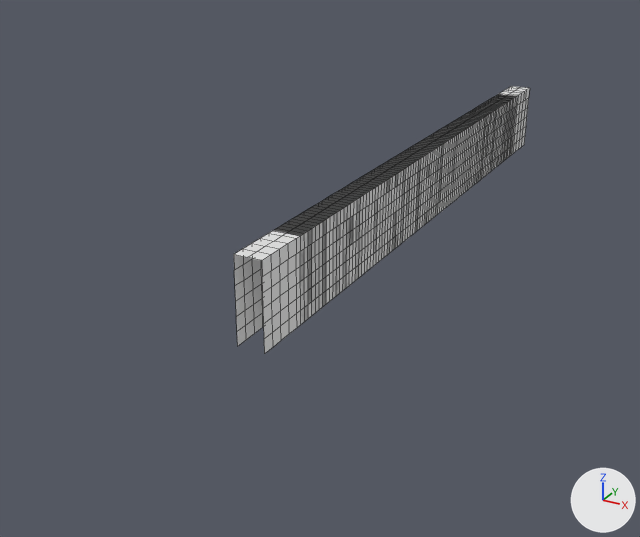
The FBX model Assets/Project/Art/Environment/Models/Wall-Full.fbx: old version first, new version second.
The view is the same before and after, from a 50 mm camera at (109.0, -270.0, 108.0) aimed at (-25.0, -27.0, -14.0). The lights are fixed; the arrows at lower right show +X, +Y and +Z. Mesh edges are drawn as thin lines.

Before the edit, the objects in view are built like this:
```python
me_plane_083 = bpy.data.meshes.new('Plane.083')
me_plane_083.from_pydata(...)  # 825 vertices, 756 faces; spans x -4.0..4.0, y -108.0..108.0, z 0.0..25.0
me_plane_083.materials.append(mat_tileset_final)  # white #e7e7e7
me_plane_084 = bpy.data.meshes.new('Plane.084')
me_plane_084.from_pydata(...)  # 690 vertices, 630 faces; spans x -4.0..4.0, y -90.0..90.0, z 0.0..25.0
me_plane_084.materials.append(mat_tileset_final)  # white #e7e7e7
ob_wall_20x = bpy.data.objects.new('Wall-20x', me_plane_084)
ob_wall_20x.location = (0.0, 0.0, 0.0)
ob_wall_26x = bpy.data.objects.new('Wall-26x', me_plane_083)
ob_wall_26x.location = (0.0, 0.0, 0.0)
```
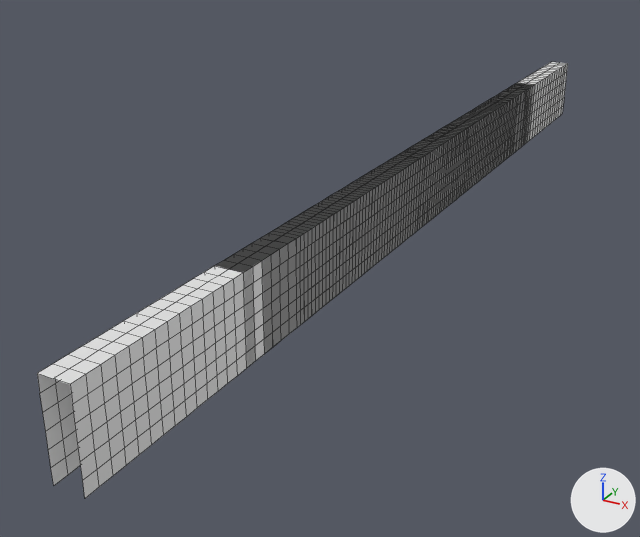
Boxes (x1, y1, x2, y2) around the edits, measured in the pictures (640 x 537 px):
```json
{"object": "Wall-42x", "change": "added", "after": [37, 62, 568, 498]}
{"object": "Wall-29x", "change": "added", "after": [219, 83, 534, 366]}
{"object": "Wall-17x", "change": "added", "after": [317, 133, 486, 286]}
{"object": "Wall-5x", "change": "added", "after": [410, 123, 472, 223]}
{"object": "Wall-13x", "change": "added", "after": [383, 114, 485, 229]}
{"object": "Wall-26x", "change": "unchanged, covered by the edit", "before": [234, 86, 530, 353], "after": [234, 87, 530, 350]}
```

Scene script edits in JSON lines:
```json
{"op": "add", "block": "me_plane_087", "code": ["me_plane_087 = bpy.data.meshes.new('Plane.087')", "me_plane_087.from_pydata(...)  # 900 vertices, 826 faces; spans x -4.0..4.0, y -116.0..116.0, z 0.0..25.0", "me_plane_087.materials.append(mat_tileset_final)  # white #e7e7e7"]}
{"op": "add", "block": "me_plane_092", "code": ["me_plane_092 = bpy.data.meshes.new('Plane.092')", "me_plane_092.from_pydata(...)  # 405 vertices, 364 faces; spans x -4.0..4.0, y -52.0..52.0, z 0.0..25.1", "me_plane_092.materials.append(mat_tileset_final)  # white #e7e7e7"]}
{"op": "add", "block": "me_plane_091", "code": ["me_plane_091 = bpy.data.meshes.new('Plane.091')", "me_plane_091.from_pydata(...)  # 555 vertices, 504 faces; spans x -4.0..4.0, y -72.0..72.0, z 0.0..25.1", "me_plane_091.materials.append(mat_tileset_final)  # white #e7e7e7"]}
{"op": "add", "block": "me_plane_088", "code": ["me_plane_088 = bpy.data.meshes.new('Plane.088')", "me_plane_088.from_pydata(...)  # 179 vertices, 164 faces; spans x -4.0..4.0, y -4.0..36.0, z 0.0..25.1", "me_plane_088.materials.append(mat_tileset_final)  # white #e7e7e7"]}
{"op": "add", "block": "me_plane_090", "code": ["me_plane_090 = bpy.data.meshes.new('Plane.090')", "me_plane_090.from_pydata(...)  # 1305 vertices, 1205 faces; spans x -4.0..4.0, y -172.0..172.0, z 0.0..25.0", "me_plane_090.materials.append(mat_tileset_final)  # white #e7e7e7"]}
{"op": "add", "block": "ob_wall_29x", "code": ["ob_wall_29x = bpy.data.objects.new('Wall-29x', me_plane_087)", "ob_wall_29x.location = (0.0, 0.0, 0.0)"]}
{"op": "add", "block": "ob_wall_13x", "code": ["ob_wall_13x = bpy.data.objects.new('Wall-13x', me_plane_092)", "ob_wall_13x.location = (0.0, 0.0, 0.0)"]}
{"op": "add", "block": "ob_wall_17x", "code": ["ob_wall_17x = bpy.data.objects.new('Wall-17x', me_plane_091)", "ob_wall_17x.location = (0.0, 0.0, 0.0)"]}
{"op": "add", "block": "ob_wall_5x", "code": ["ob_wall_5x = bpy.data.objects.new('Wall-5x', me_plane_088)", "ob_wall_5x.location = (0.0, 0.0, 0.0)"]}
{"op": "add", "block": "ob_wall_42x", "code": ["ob_wall_42x = bpy.data.objects.new('Wall-42x', me_plane_090)", "ob_wall_42x.location = (0.0, 0.0, 0.0)"]}
```
